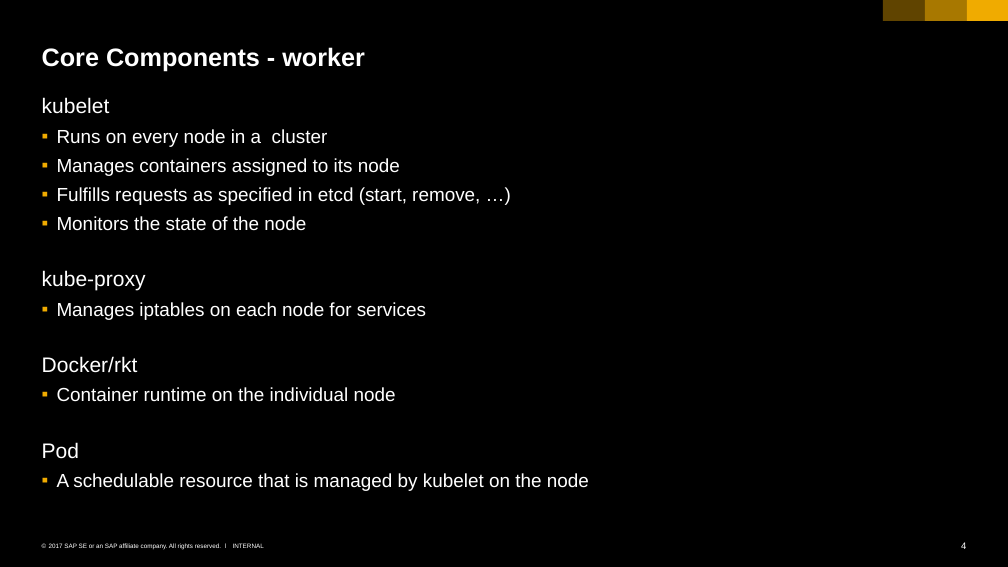
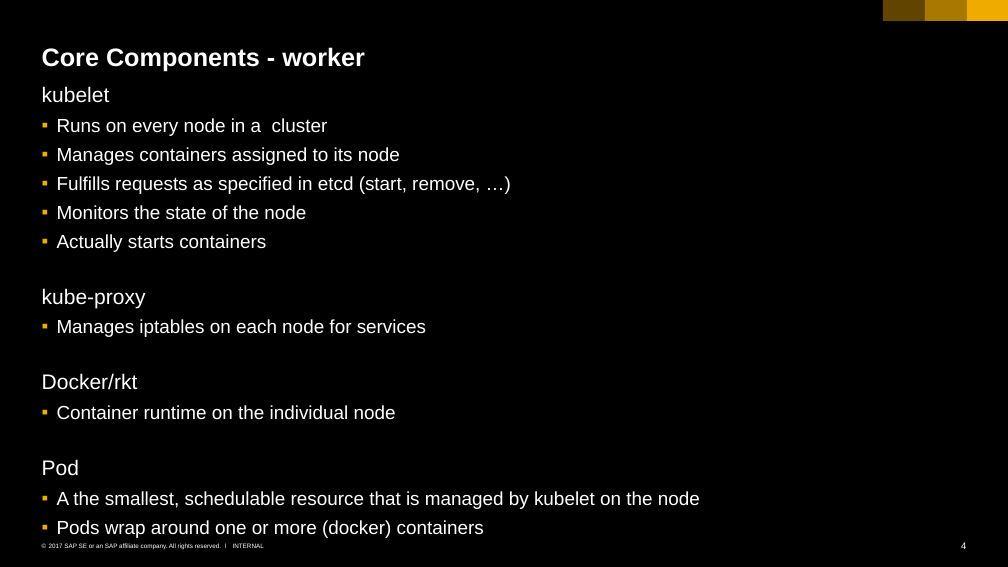
Before and after one commit to cuijiyao01/docker-k8s-training, a slide deck: slide 4 of kubernetes/01_k8s_core_components.pptx. Drawn at 1008x567 pixels with LibreOffice and Linux fonts; fonts in the diff are those of the drawing. Boxes give left, top, right and bottom in pixels: in the first picture for what was removed or moved away, otherwise in the second. Text is boxed around its words. In the diff, an @@ line names an element or a change of style, - is before the commit and + after.

Commit message:
minor update on kublet

```diff
--- a/kubernetes/01_k8s_core_components.pptx
+++ b/kubernetes/01_k8s_core_components.pptx
@@ text "kubelet": place and size @@
-text "kubelet" at (42, 97, 589, 491)
+text "kubelet" at (42, 86, 700, 538)
@@ text at (57, 234, 266, 252): paragraph added @@
+  ▪ Actually starts containers
@@ text at (57, 491, 700, 538): text changed @@
-  ▪ A schedulable resource that is managed by kubelet on the node
+  ▪ A the smallest, schedulable resource that is managed by kubelet on the node
+  ▪ Pods wrap around one or more (docker) containers
```
